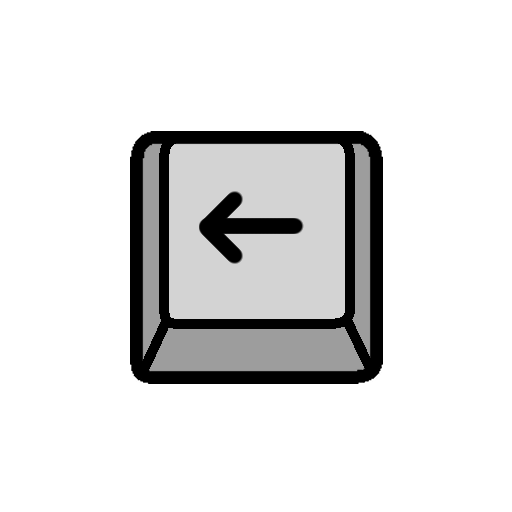
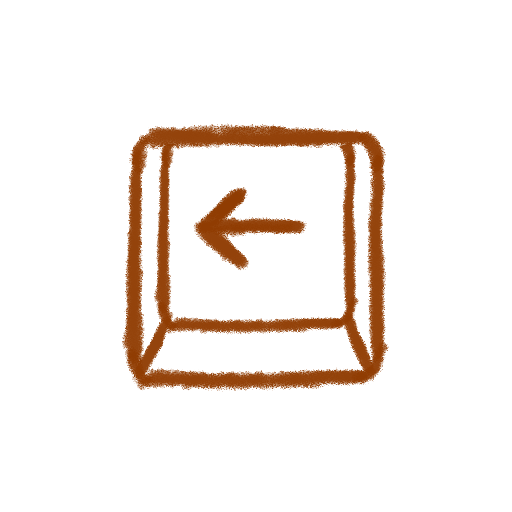
Before/after of a 512 x 512 layered artwork. What changed in the layer stack:
added layer "Layer 5" above "Layer 4" over [193,187,307,271]
added layer "Layer 4" above "Layer 3" over [122,123,389,392]
hid "Layer 3" over [199,191,304,264]
hid "Layer 1 Copy 3" over [130,131,383,384]
hid "Layer 3 Copy" over [136,137,378,376]
